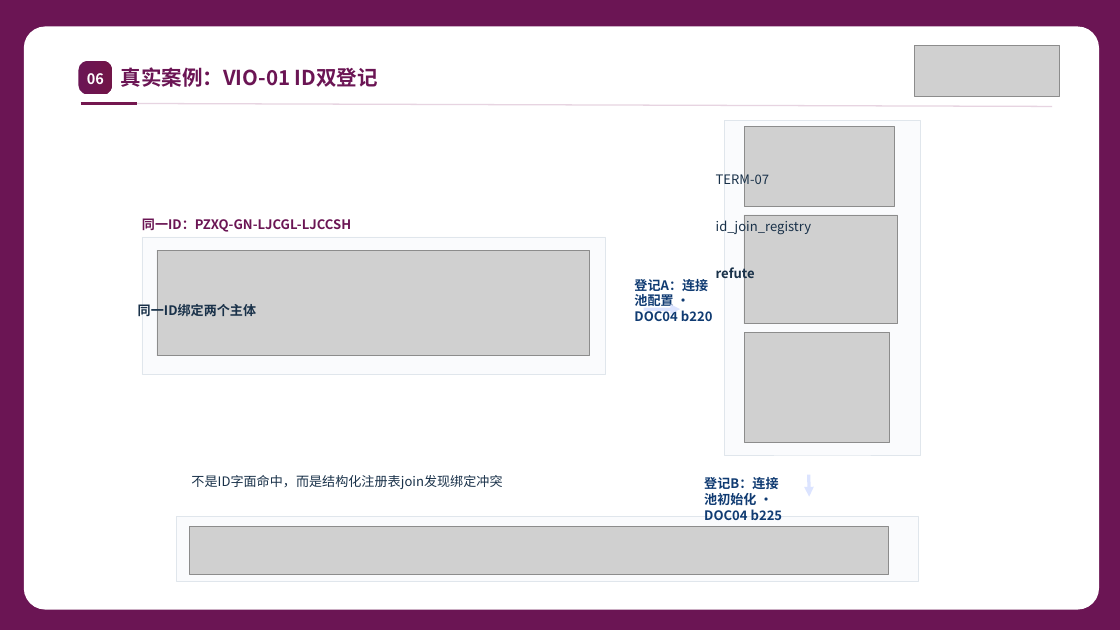
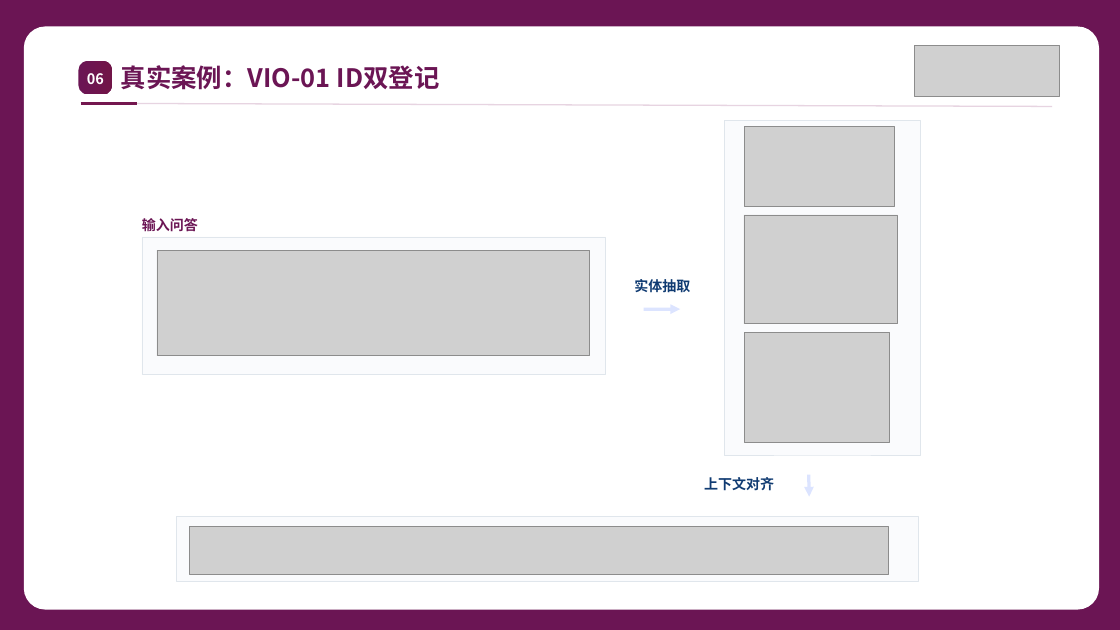
Before and after one commit to hongshi1/data-clean, a slide deck: slide 7 of docs/srs_project/paper/scenario1_aligned_to_scene3_4.pptx. Drawn at 1120x630 pixels with LibreOffice and Linux fonts; fonts in the diff are those of the drawing; grey boxes stand for pictures. Boxes give left, top, right and bottom in pixels: in the first picture for what was removed or moved away, otherwise in the second. Text is boxed around its words. In the diff, an @@ line names an element or a change of style, - is before the commit and + after.

```diff
--- a/docs/srs_project/paper/scenario1_aligned_to_scene3_4.pptx
+++ b/docs/srs_project/paper/scenario1_aligned_to_scene3_4.pptx
@@ text "真实案例：VIO-01 ID双登记" at <box>121,65,440,90</box>: size 22 to 27.2 pt @@
@@ text removed at <box>716,170,770,188</box> @@
-TERM-07
@@ text at <box>142,218,198,232</box>: text changed; size 14 to 15 pt @@
-同一ID：PZXQ-GN-LJCGL-LJCCSH
+输入问答
@@ text removed at <box>716,217,812,235</box> @@
-id_join_registry
@@ text removed at <box>716,264,755,282</box> @@
-refute
@@ text at <box>634,279,690,292</box>: text changed; size 14 to 15 pt @@
-登记A：连接池配置 · DOC04 b220
+实体抽取
@@ text removed at <box>138,301,256,319</box> @@
-同一ID绑定两个主体
@@ text removed at <box>191,475,502,489</box> @@
-不是ID字面命中，而是结构化注册表join发现绑定冲突
@@ text at <box>704,477,774,491</box>: text changed; size 14 to 15 pt @@
-登记B：连接池初始化 · DOC04 b225
+上下文对齐
```
Also in this commit, not shown: 8 other slides changed, 3 other files.
